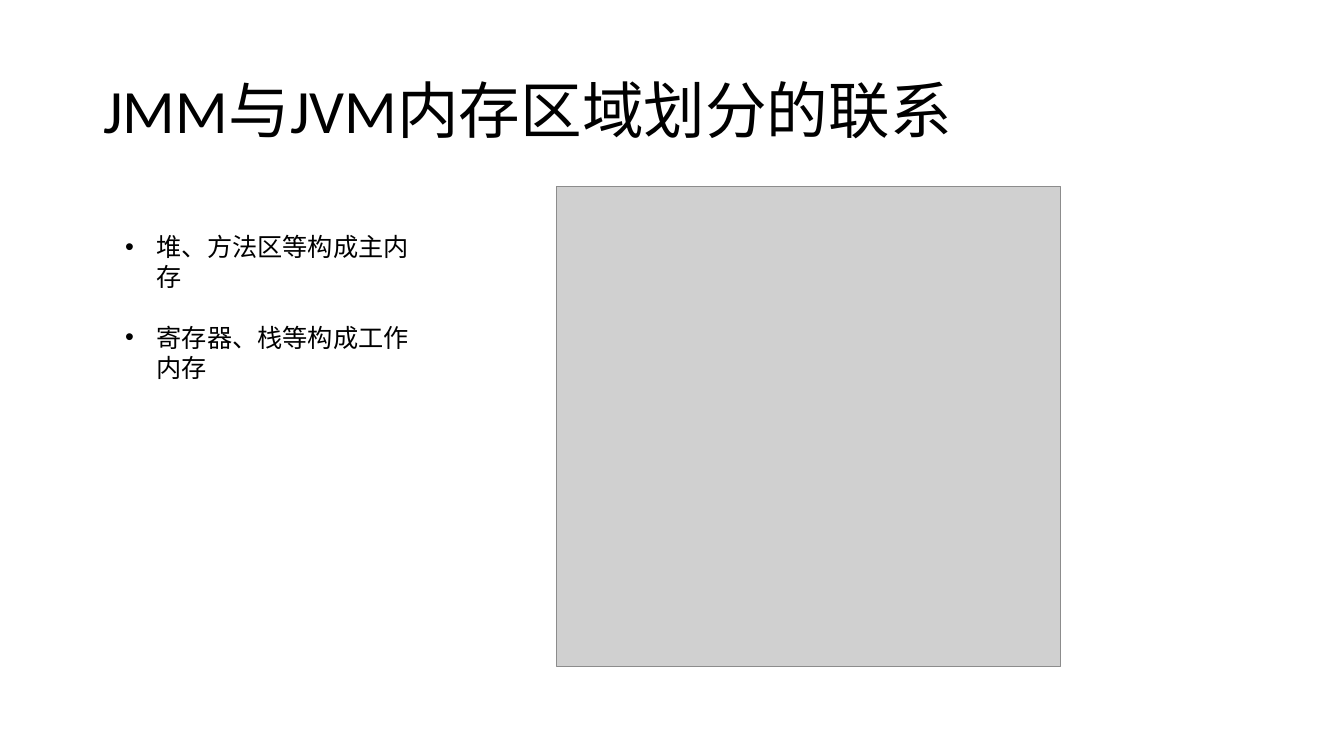
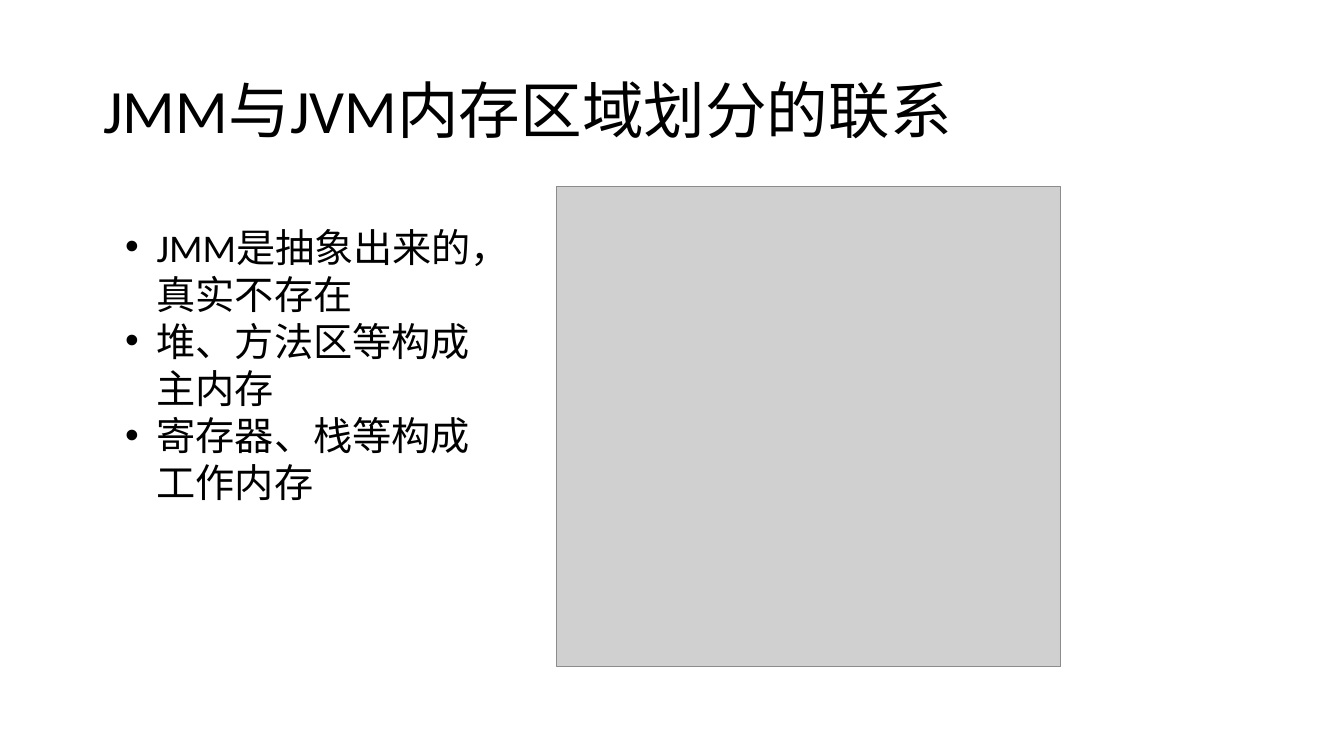
Before and after one commit to GerogeLeon/multithread_demo, a slide deck: slide 16 of JAVA并发编程.pptx. Drawn at 1344x756 pixels with LibreOffice and Linux fonts; fonts in the diff are those of the drawing; grey boxes stand for pictures. Boxes give left, top, right and bottom in pixels: in the first picture for what was removed or moved away, otherwise in the second. Text is boxed around its words. In the diff, an @@ line names an element or a change of style, - is before the commit and + after.

```diff
--- a/JAVA并发编程.pptx
+++ b/JAVA并发编程.pptx
@@ text at [157, 229, 510, 312]: paragraph added @@
+• JMM是抽象出来的，真实不存在
@@ text at [157, 323, 470, 501]: size 18 to 28 pt in "堆、方法区等构成主内存", "寄存器、栈等构成工作内存" @@
```
Also in this commit, not shown: 6 other slides changed, 7 other files.
